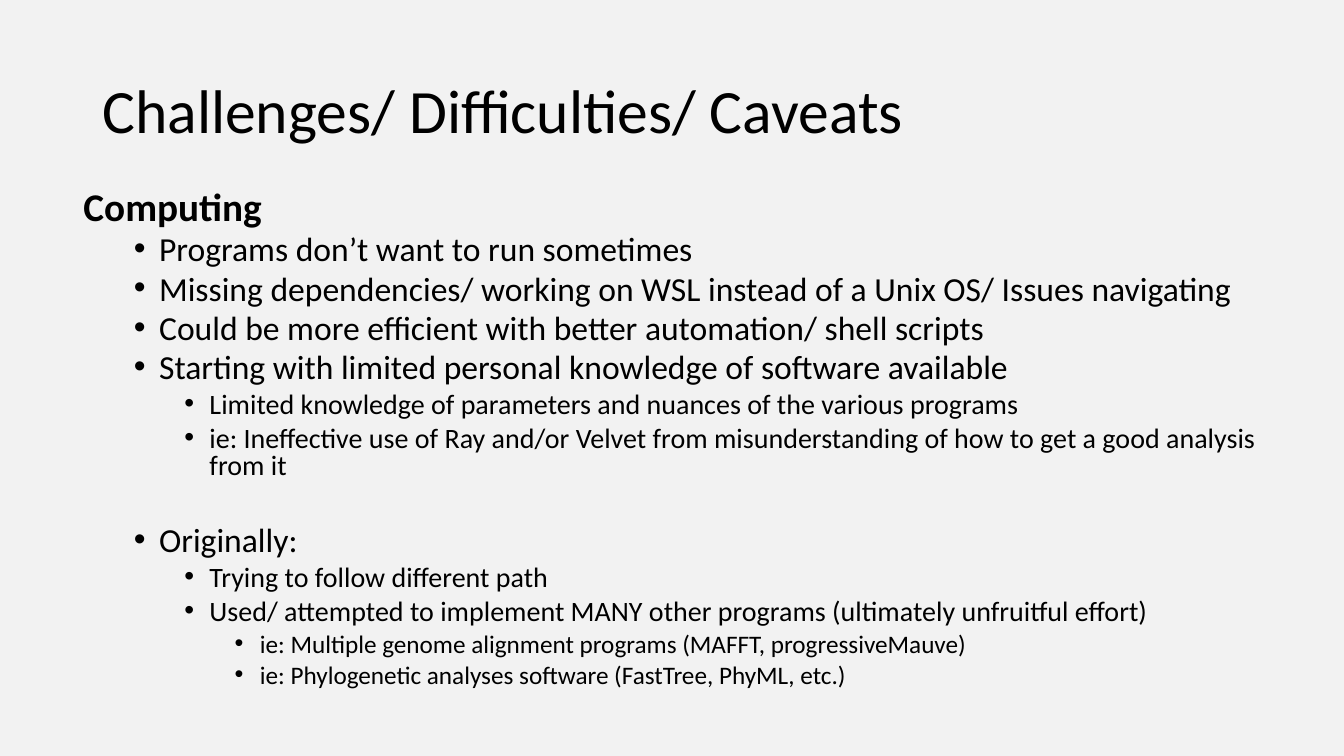
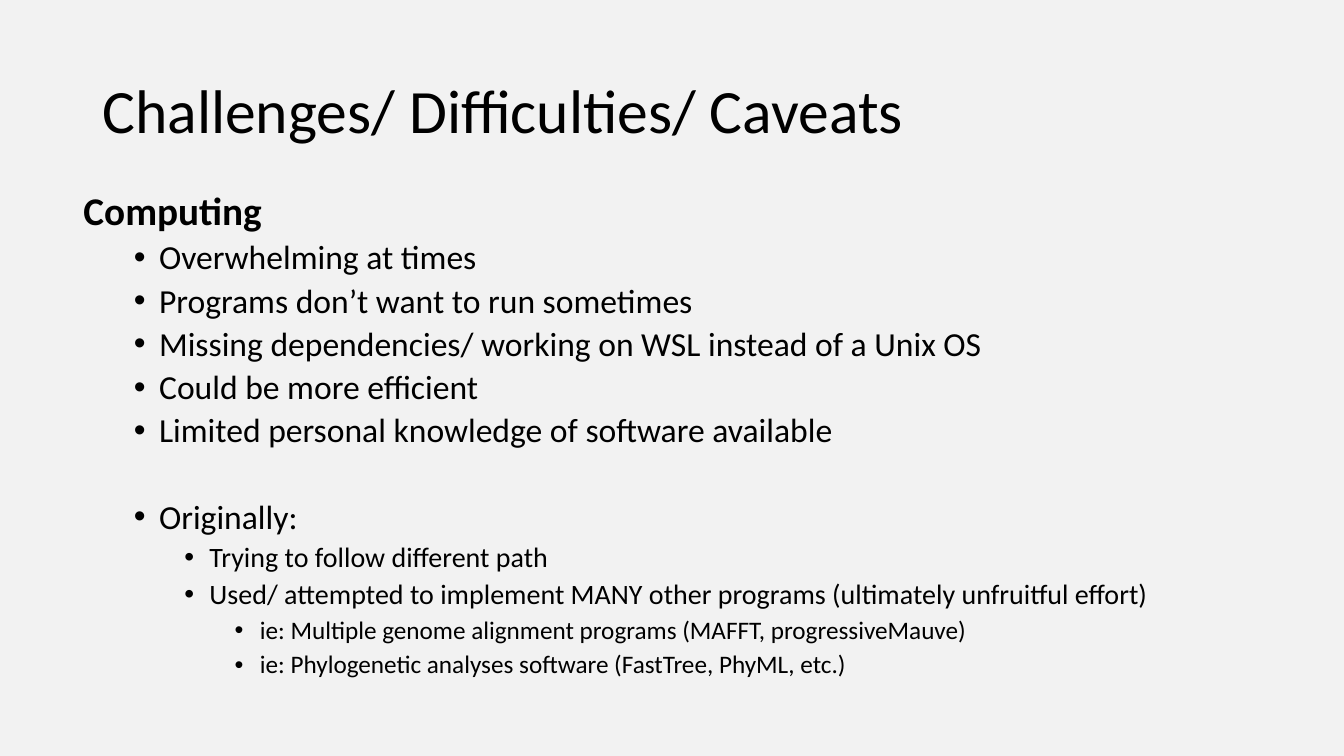
Before and after one commit to Yale-EEB723/finalproject, a slide deck: slide 28 of 190425_Verdegaal_EEB723_project.pptx (slide 27 before the commit). Drawn at 1344x756 pixels with LibreOffice and Linux fonts; fonts in the diff are those of the drawing. Boxes give left, top, right and bottom in pixels: in the first picture for what was removed or moved away, otherwise in the second. Text is boxed around its words. In the diff, an @@ line names an element or a change of style, - is before the commit and + after.

```diff
--- a/190425_Verdegaal_EEB723_project.pptx
+++ b/190425_Verdegaal_EEB723_project.pptx
@@ text at box(83, 197, 1147, 678): line spacing 0.8 to 0.9 @@
@@ text at box(159, 245, 476, 275): paragraph added @@
+  • Overwhelming at times
@@ text at box(159, 332, 981, 448): text changed @@
-  • Missing dependencies/ working on WSL instead of a Unix OS/ Issues navigating
-  • Could be more efficient with better automation/ shell scripts
-  • Starting with limited personal knowledge of software available
-    • Limited knowledge of parameters and nuances of the various programs
-    • ie: Ineffective use of Ray and/or Velvet from misunderstanding of how to get a good analysis from it
+  • Missing dependencies/ working on WSL instead of a Unix OS
+  • Could be more efficient
+  • Limited personal knowledge of software available
```
Also in this commit, not shown: 7 other slides changed, 1 slide added.
